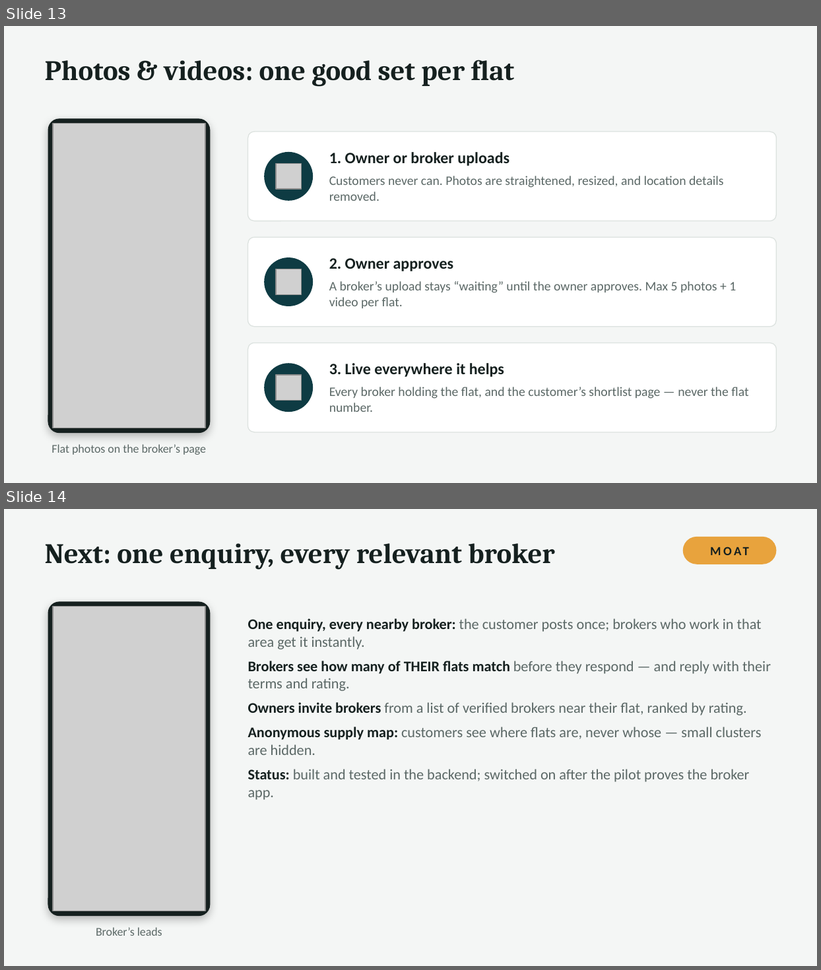
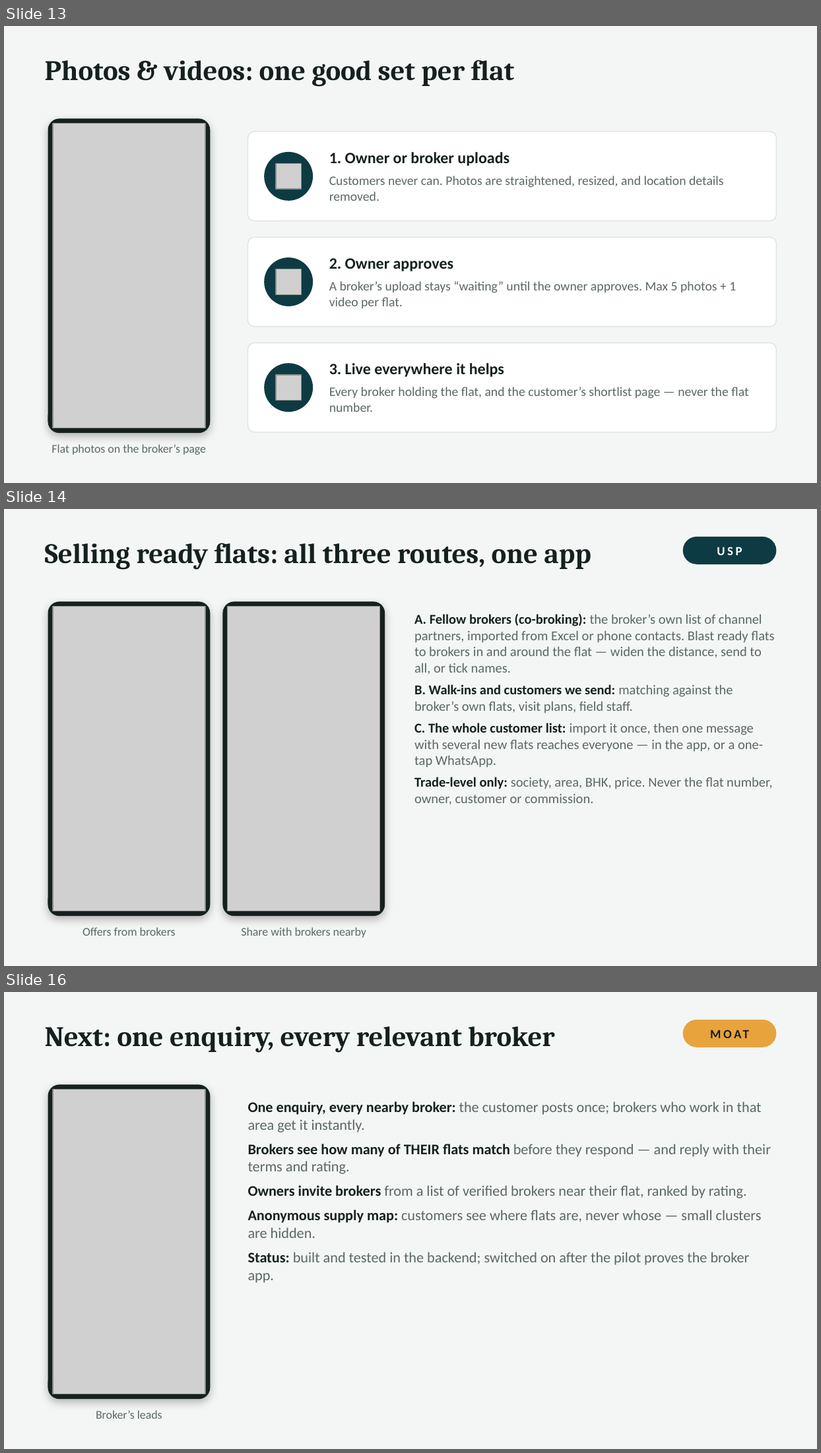
Before and after one commit to weshallrain95-cpu/SocietyManagement, a slide deck: broker-only/docs/presentation/Only-Broker-presentation.pptx. Shown one above the other, each under a label of ours: slides 13 and 14 before the commit, slides 13, 14 and 16 after it; the slides between them are not shown. The pictures are 821x970 and 821x1453 pixels, drawn with LibreOffice and Linux fonts; fonts in the diff are those of the drawing; grey boxes stand for pictures. Boxes give left, top, right and bottom in pixels: in the first picture for what was removed or moved away, otherwise in the second. Text is boxed around its words. In the diff, an @@ line names an element or a change of style, - is before the commit and + after.

```diff
--- a/broker-only/docs/presentation/Only-Broker-presentation.pptx
+++ b/broker-only/docs/presentation/Only-Broker-presentation.pptx
@@ slide 14 added at [4, 509, 817, 966], background #F4F6F5 @@
@@ text added at [45, 543, 591, 570], 25 pt, text #15201F, bold @@
+Selling ready flats: all three routes, one app
@@ rounded rectangle added at [683, 537, 776, 564], fill #0E3B43 @@
@@ text added at [717, 547, 742, 555], 11 pt, text #FFFFFF, bold @@
+USP
@@ rounded rectangle added at [48, 601, 211, 916], fill #15201F @@
@@ picture added at [53, 607, 206, 912] @@
@@ rounded rectangle added at [222, 601, 385, 916], fill #15201F @@
@@ picture added at [228, 607, 380, 912] @@
@@ text added at [415, 614, 774, 805], 12 pt, text #5B6866 @@
+• A. Fellow brokers (co-broking): the broker’s own list of channel partners, imported from Excel or phone contacts. Blast ready flats to brokers in and around the flat — widen the distance, send to all, or tick names.
+• B. Walk-ins and customers we send: matching against the broker’s own flats, visit plans, field staff.
+• C. The whole customer list: import it once, then one message with several new flats reaches everyone — in the app, or a one-tap WhatsApp.
+• Trade-level only: society, area, BHK, price. Never the flat number, owner, customer or commission.
@@ text added at [83, 927, 176, 936], 10.5 pt, text #5B6866 @@
+Offers from brokers
@@ text added at [241, 927, 366, 938], 10.5 pt, text #5B6866 @@
+Share with brokers nearby
@@ what was slide 14 is now slide 16 @@
```
Also in this commit, not shown: 3 slides changed, 1 other slide added, 2 other files.
